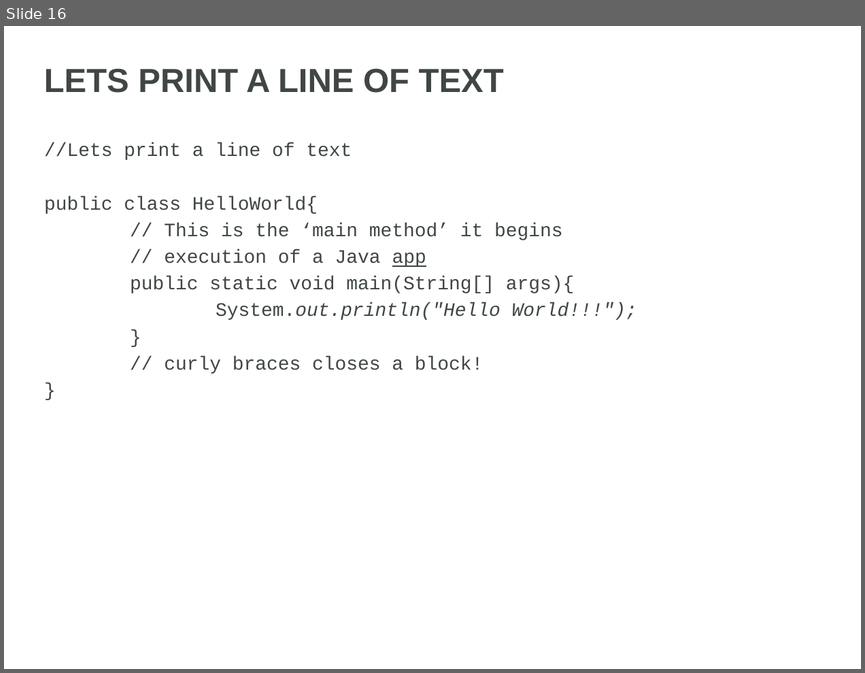
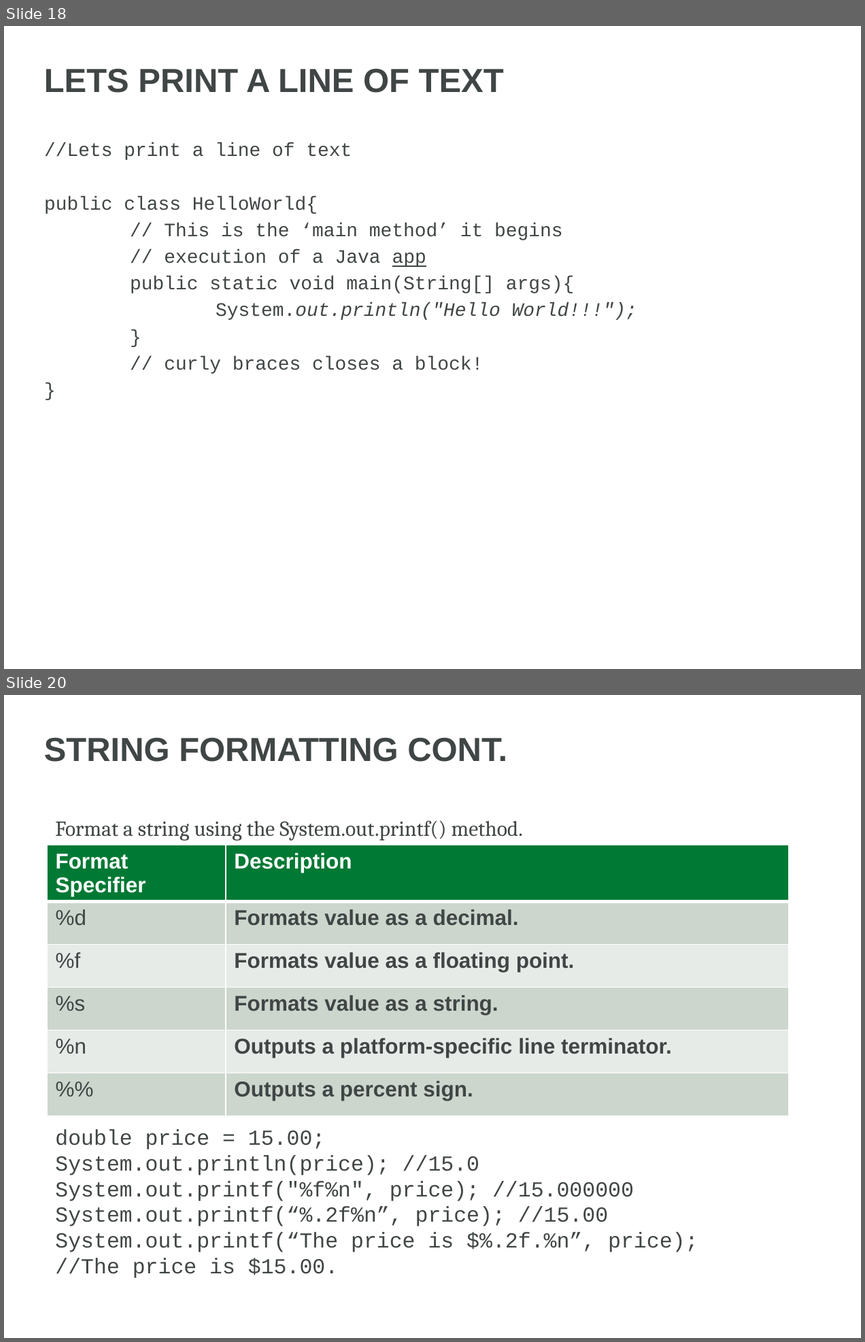
Before and after one commit to GetHip-Zach/GetHIP, a slide deck: presentations/Intro To Java Programming.pptx. Shown one above the other, each under a label of ours: slide 16 before the commit, slides 18 and 20 after it; the slides between them are not shown. The pictures are 865x673 and 865x1342 pixels, drawn with LibreOffice and Linux fonts; fonts in the diff are those of the drawing; background and template pictures are left out. Boxes give left, top, right and bottom in pixels: in the first picture for what was removed or moved away, otherwise in the second. Text is boxed around its words. In the diff, an @@ line names an element or a change of style, - is before the commit and + after.

```diff
--- a/presentations/Intro To Java Programming.pptx
+++ b/presentations/Intro To Java Programming.pptx
@@ slide 20 added at (x1=4, y1=695, x2=861, y2=1338), background picture (left out) @@
@@ title added at (x1=44, y1=738, x2=507, y2=762), 28 pt, text #404545, bold @@
+STRING FORMATTING CONT.
@@ text added at (x1=55, y1=820, x2=523, y2=841), 18 pt, text #404545 @@
+Format a string using the System.out.printf() method.
@@ table added at (x1=47, y1=845, x2=789, y2=1119), 6 rows, 2 columns @@
+Format Specifier | Description
+%d | Formats value as a decimal.
+%f | Formats value as a floating point.
+%s | Formats value as a string.
+%n | Outputs a platform-specific line terminator.
+%% | Outputs a percent sign.
@@ text added at (x1=55, y1=1129, x2=698, y2=1278), 18 pt, text #404545 @@
+double price = 15.00;
+System.out.println(price); //15.0
+System.out.printf("%f%n", price); //15.000000
+System.out.printf(“%.2f%n”, price); //15.00
+System.out.printf(“The price is $%.2f.%n”, price);
+//The price is $15.00.
@@ what was slide 16 is now slide 18 @@
```
Also in this commit, not shown: 35 other slides changed, 3 other slides added.
